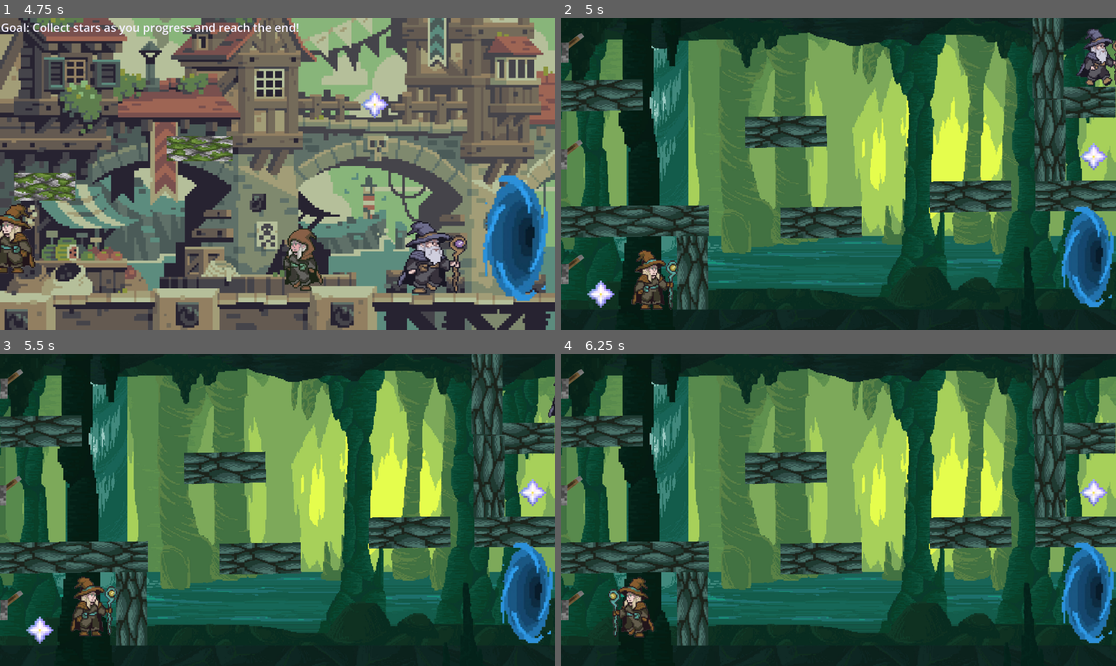
Above: before the commit, frames 1-4 (two rows, left to right).
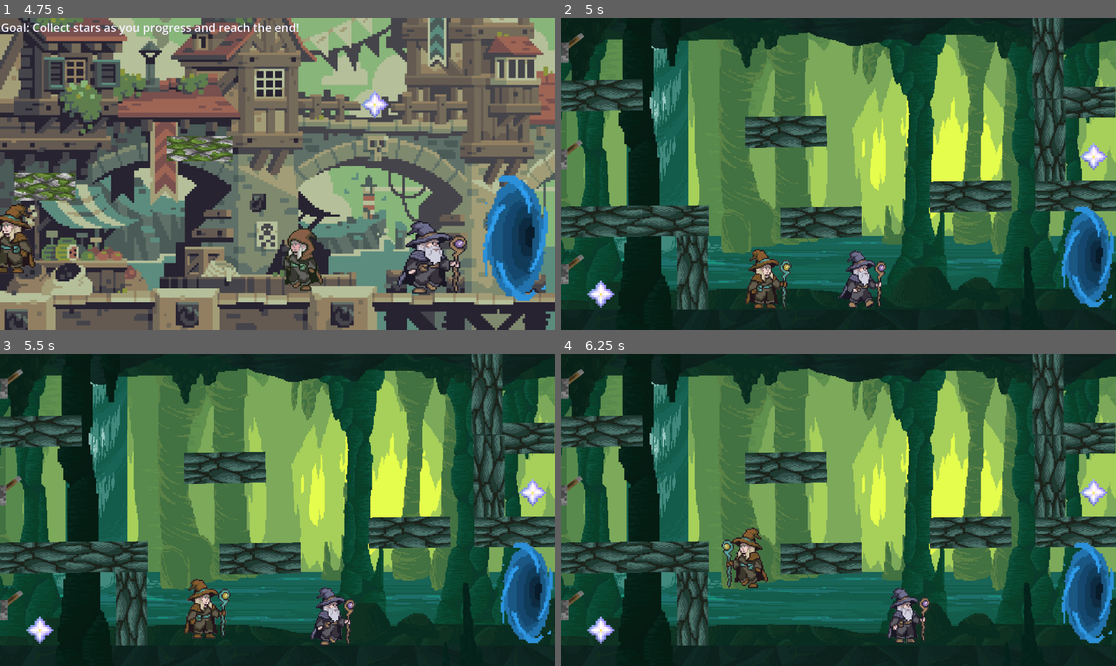
Above: after the commit, the same moments.

Repository: CISC204-S26/final-project-team-5
Game: Godot game, scene res://Starting scene.tscn
The game is run twice, just before and just after one commit, with the same random seed, the same clock (stepped at 60 frames per second) and the same inputs.
Inputs (mouse positions are in pixels of both pictures, inside the frame that each line leads up to):
- Up to frame 1 (4.75 s): click "CONTROLS" at 0.5 s; click "START" at 1.25 s; tap Enter (ui_accept) at 2 s; move the mouse to (399, 158) at 2.02 s; hold D (move_right) 2.03-3.53 s; tap E (interact) at 2.1 s; tap Up (jump) at 2.27, 3.02, 4.52 s; move the mouse to (166, 189) at 2.77 s; tap S (shoot_fireball) at 2.85 s; move the mouse to (333, 105) at 3.52 s; hold Left (left) 3.53-4.28 s; tap Down (shoot_lightning) at 3.6 s; move the mouse to (249, 236) at 4.27 s; hold D (move_right) from 4.28 s (still down); tap Shift (sprint true) at 4.35 s
- Up to frame 2 (5 s): keep holding D (move_right)
- Up to frame 3 (5.5 s): keep holding D (move_right); move the mouse to (444, 556) at 5.02 s; tap E (interact) at 5.1 s; tap Up (jump) at 5.27 s
- Up to frame 4 (6.25 s): move the mouse to (672, 463) at 5.77 s; release D (move_right) at 5.78 s; hold Left (left) from 5.78 s (still down); tap S (shoot_fireball) at 5.85 s; tap Up (jump) at 6.02 s

Frame 1 is identical in both runs. In frame 2, 3.6% of the frame differs, in the area x 12-100%, y 3-94%; in frame 3, 2.9%; in frame 4, 2.9%.

Commit message:
committing

Diff:
--- a/final_project_all_together_now/Scenes/level 1.tscn
+++ b/final_project_all_together_now/Scenes/level 1.tscn
@@ -204,8 +204,11 @@
 position = Vector2(168.00002, 597)
 scale = Vector2(0.45, 0.45)
 
+[node name="Witch" parent="Witch" index="0" unique_id=9504726]
+position = Vector2(1217.7778, 677.7778)
+
 [node name="Wizard" parent="." unique_id=1757818075 instance=ExtResource("9_q08mx")]
-position = Vector2(1637, -177)
+position = Vector2(815, 591)
 scale = Vector2(0.45, 0.45)
 
 [node name="Lever" parent="." unique_id=1841538704 groups=["Player"] instance=ExtResource("8_q08mx")]
@@ -224,3 +227,5 @@
 [connection signal="disable_wall" from="Lever2" to="StaticBody2D3" method="_on_lever_2_disable_wall"]
 [connection signal="disable_wall" from="Lever3" to="." method="_on_lever_3_disable_wall"]
 [connection signal="disable_wall" from="Lever3" to="StaticBody2D2" method="_on_lever_3_disable_wall"]
+
+[editable path="Witch"]
